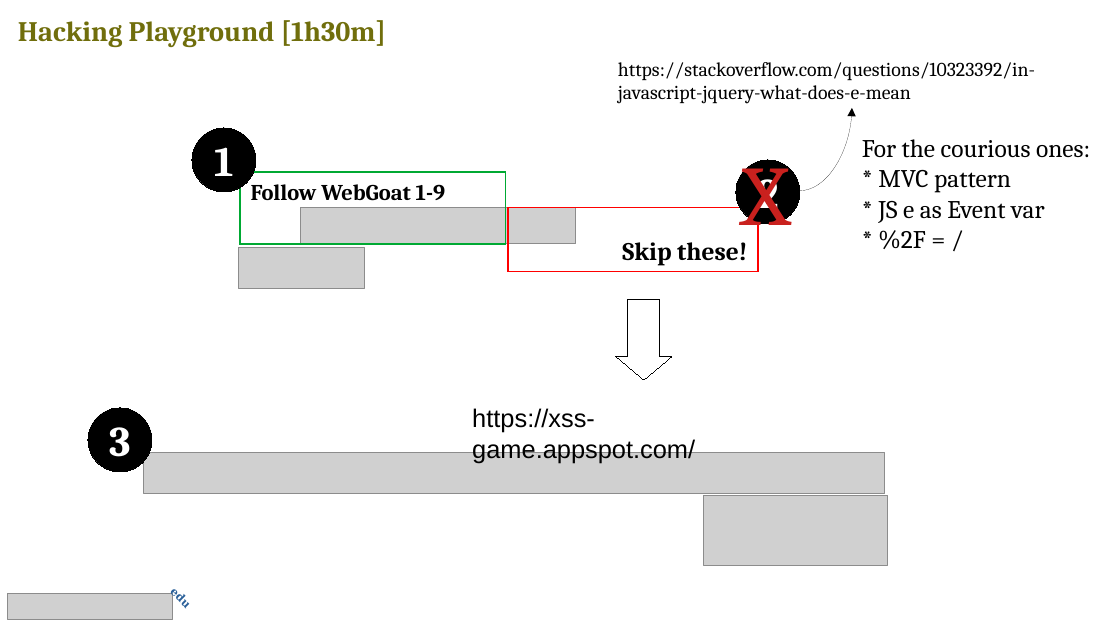
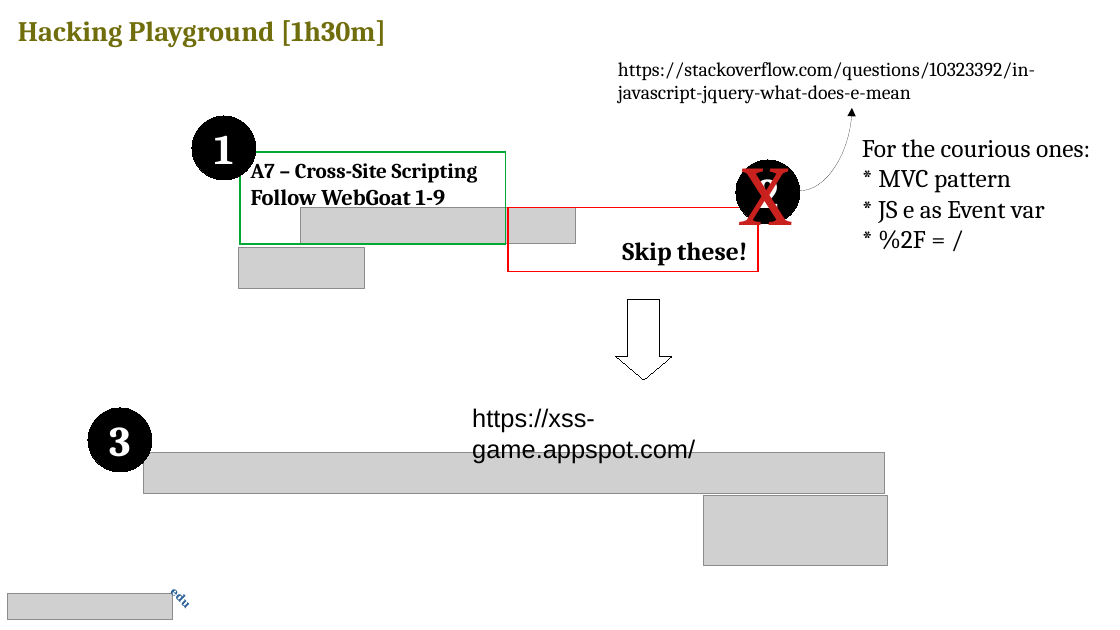
Before and after one commit to v-research/edu, a slide deck: slide 27 of second_year_2020/lesson_2/l2_slide.odp. Drawn at 1120x630 pixels with LibreOffice and Linux fonts; fonts in the diff are those of the drawing; grey boxes stand for pictures. Boxes give left, top, right and bottom in pixels: in the first picture for what was removed or moved away, otherwise in the second. Text is boxed around its words. In the diff, an @@ line names an element or a change of style, - is before the commit and + after.

```diff
--- a/second_year_2020/lesson_2/l2_slide.odp
+++ b/second_year_2020/lesson_2/l2_slide.odp
@@ ellipse "1": place and size @@
-ellipse "1" at (192,128,256,192)
+ellipse "1" at (192,116,256,180)
@@ rectangle "A7 – Cross-Site Scripting": place and size @@
-rectangle "A7 – Cross-Site Scripting" at (240,172,505,244)
+rectangle "A7 – Cross-Site Scripting" at (240,152,505,245)
@@ text in rectangle at (251,159,478,183): paragraph added @@
+A7 – Cross-Site Scripting
```
Also in this commit, not shown: 1 other slide changed, 1 other file.
